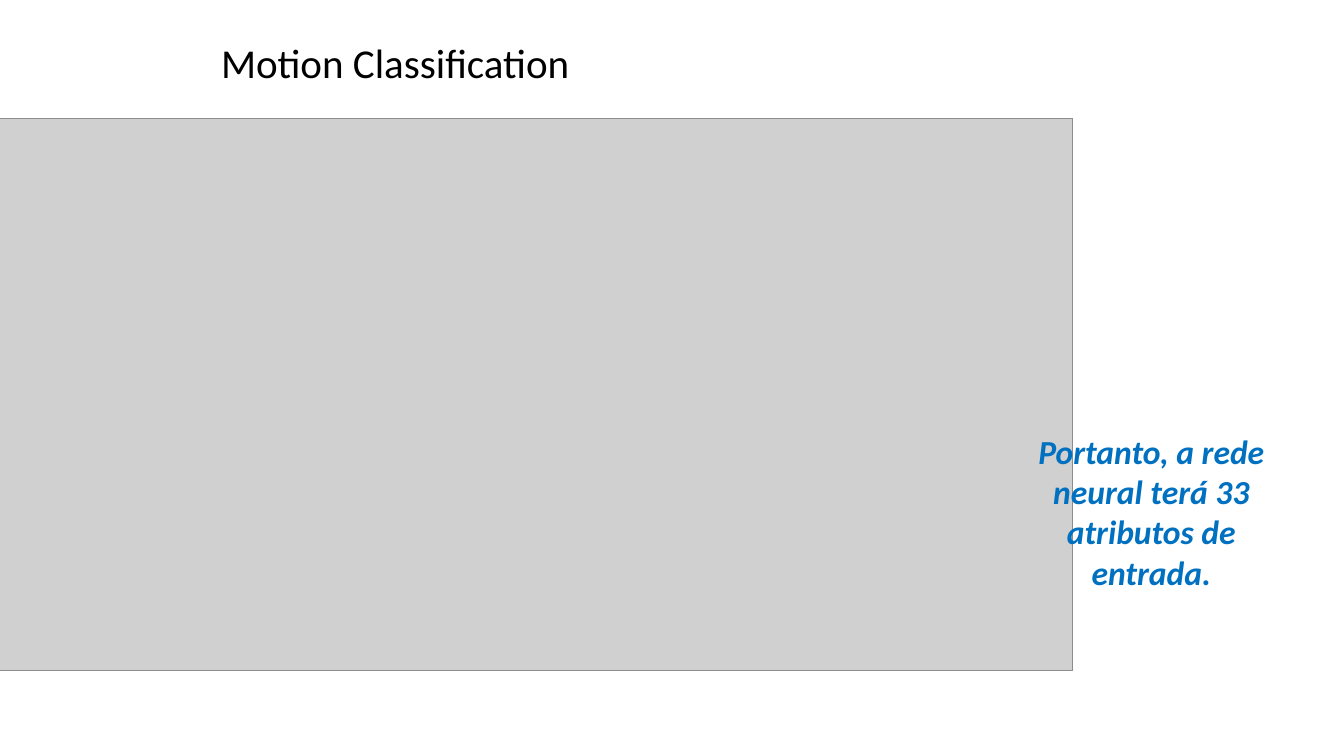
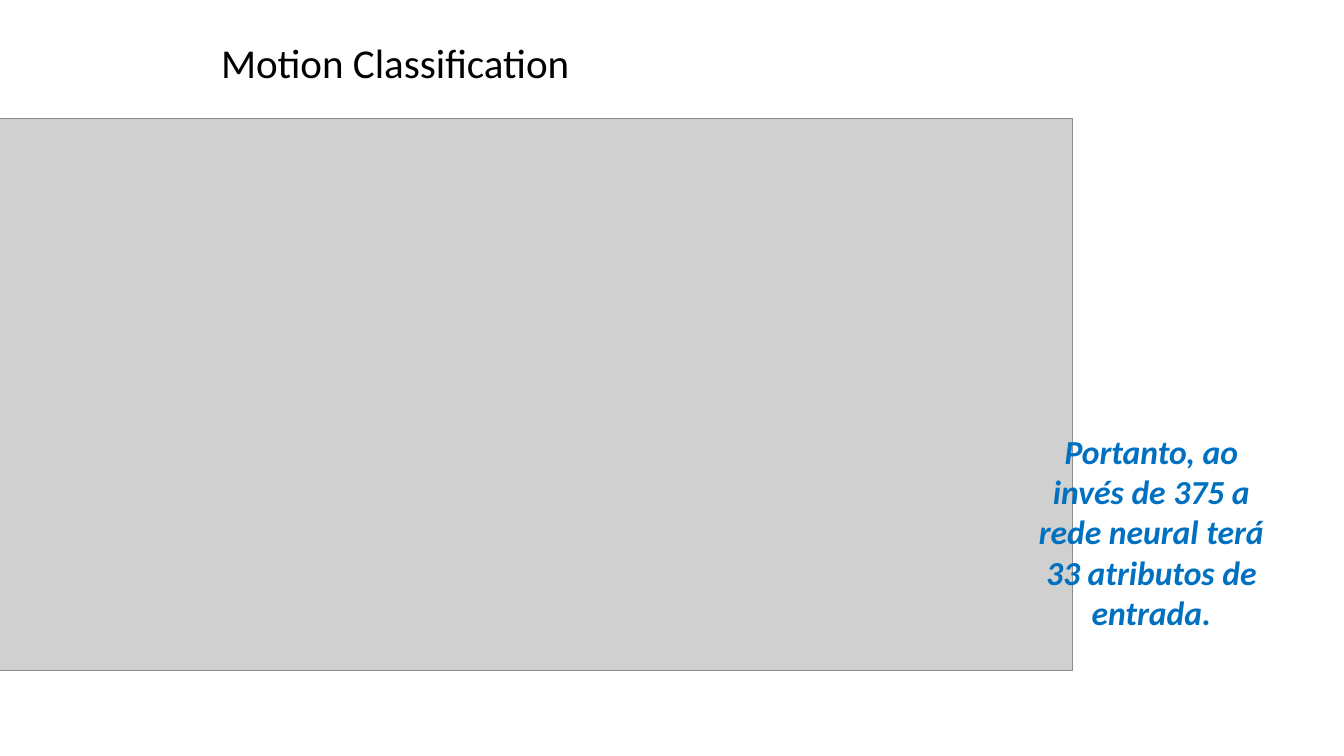
Before and after one commit to zz4fap/tp557-iot-ml, a slide deck: slide 22 of slides/TP557_15_classificação de movimentos.pptx. Drawn at 1344x756 pixels with LibreOffice and Linux fonts; fonts in the diff are those of the drawing; grey boxes stand for pictures; background and template pictures are left out. Boxes give left, top, right and bottom in pixels: in the first picture for what was removed or moved away, otherwise in the second. Text is boxed around its words. In the diff, an @@ line names an element or a change of style, - is before the commit and + after.

```diff
--- a/slides/TP557_15_classificação de movimentos.pptx
+++ b/slides/TP557_15_classificação de movimentos.pptx
@@ text at bbox=[1039, 436, 1263, 626]: text changed @@
-Portanto, a rede neural terá 33 atributos de entrada.
+Portanto, ao invés de 375 a rede neural terá 33 atributos de entrada.
```
Also in this commit, not shown: 5 other slides changed, 1 other file.
